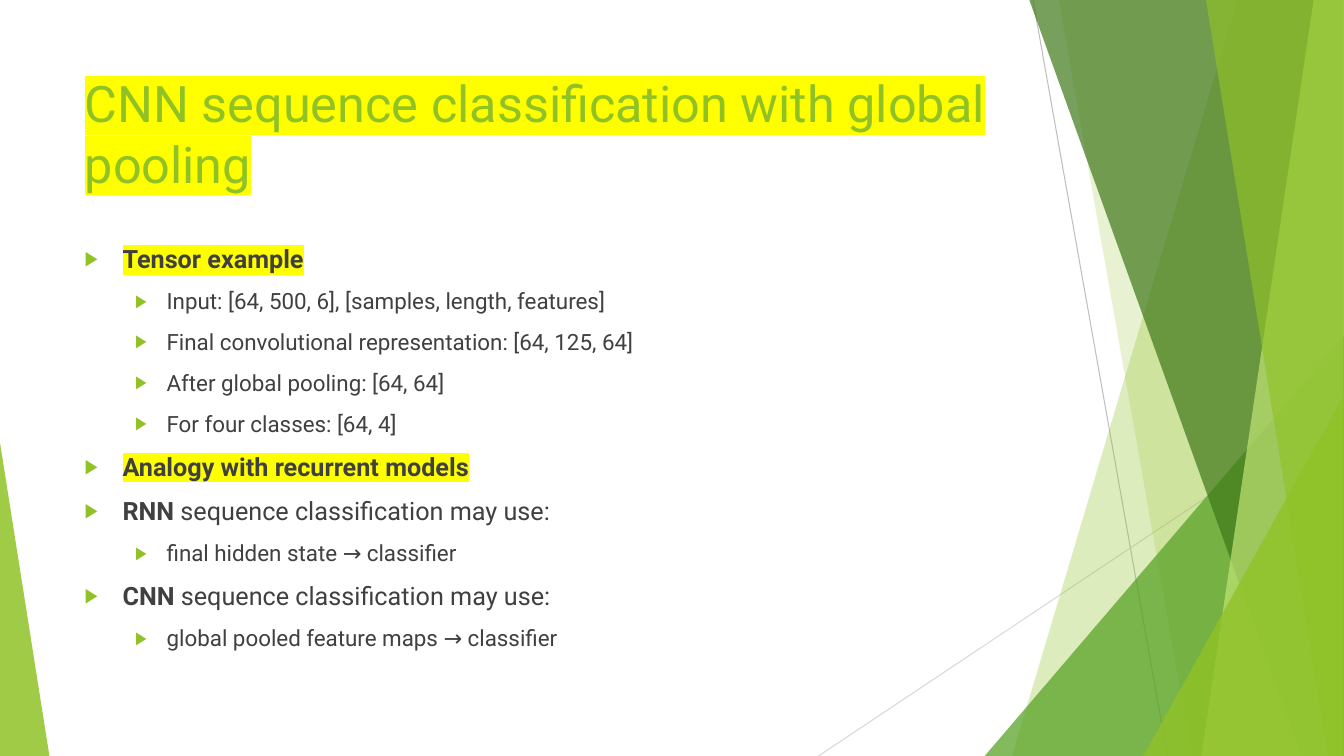
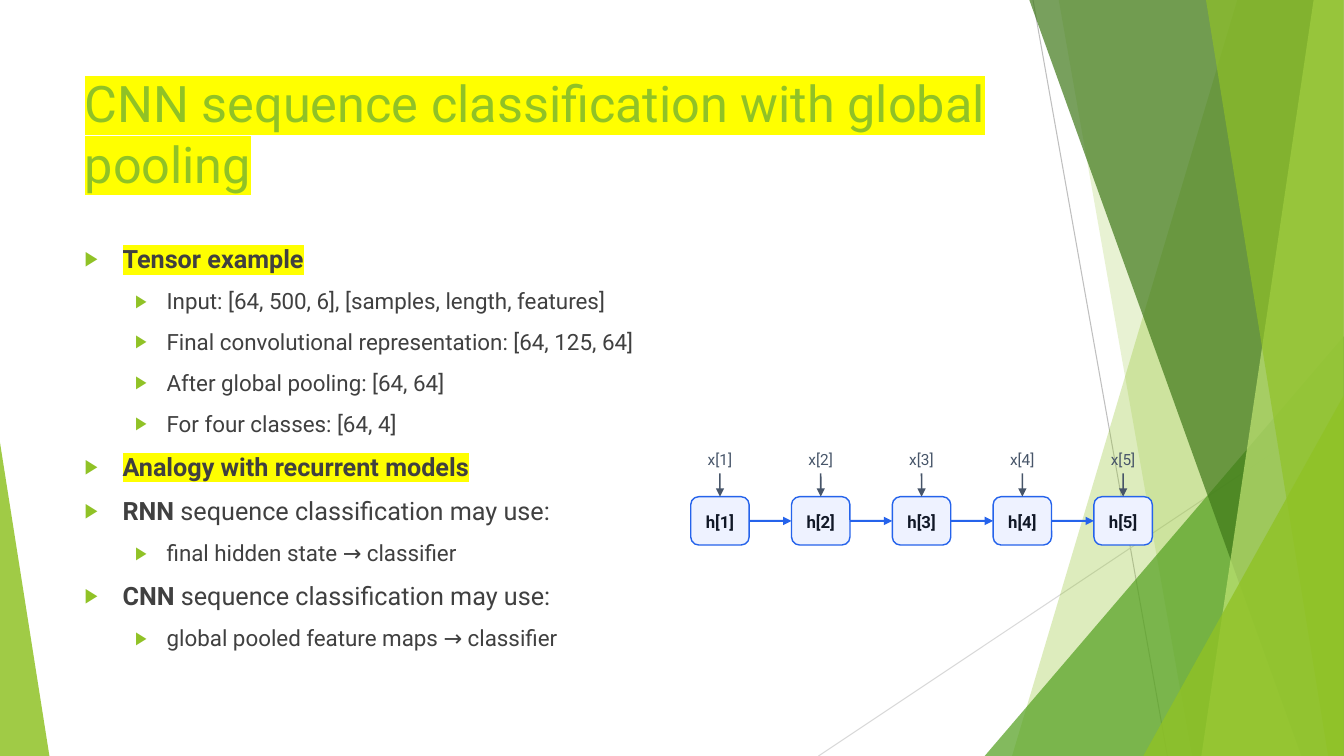
Before and after one commit to FranzGH/timeseries, a slide deck: slide 91 of Slides/05 CNNs.pptx (slide 92 before the commit). Drawn at 1344x756 pixels with LibreOffice and Linux fonts; fonts in the diff are those of the drawing. Boxes give left, top, right and bottom in pixels: in the first picture for what was removed or moved away, otherwise in the second. Text is boxed around its words. In the diff, an @@ line names an element or a change of style, - is before the commit and + after.

```diff
--- a/Slides/05 CNNs.pptx
+++ b/Slides/05 CNNs.pptx
@@ text added at (x1=708, y1=452, x2=732, y2=468), 11 pt, text #475569 @@
+x[1]
@@ arrow added from (720, 474) to (720, 497), #475569 1.1 pt @@
@@ text added at (x1=808, y1=452, x2=832, y2=468), 11 pt, text #475569 @@
+x[2]
@@ arrow added from (821, 474) to (821, 497), #475569 1.1 pt @@
@@ text added at (x1=909, y1=452, x2=933, y2=468), 11 pt, text #475569 @@
+x[3]
@@ arrow added from (922, 474) to (922, 497), #475569 1.1 pt @@
@@ text added at (x1=1010, y1=452, x2=1034, y2=468), 11 pt, text #475569 @@
+x[4]
@@ arrow added from (1022, 474) to (1022, 497), #475569 1.1 pt @@
@@ text added at (x1=1111, y1=451, x2=1135, y2=469), 11 pt, text #475569 @@
+x[5]
@@ arrow added from (1123, 474) to (1123, 497), #475569 1.1 pt @@
@@ rounded rectangle added at (x1=691, y1=497, x2=749, y2=545), fill #EEF2FF, outline #2563EB 1 pt @@
@@ rounded rectangle added at (x1=791, y1=497, x2=850, y2=545), fill #EEF2FF, outline #2563EB 1 pt @@
@@ rounded rectangle added at (x1=892, y1=497, x2=951, y2=545), fill #EEF2FF, outline #2563EB 1 pt @@
@@ rounded rectangle added at (x1=993, y1=497, x2=1052, y2=545), fill #EEF2FF, outline #2563EB 1 pt @@
@@ rounded rectangle added at (x1=1094, y1=497, x2=1152, y2=545), fill #EEF2FF, outline #2563EB 1 pt @@
@@ text added at (x1=706, y1=514, x2=734, y2=531), 12 pt, text #111827, bold @@
+h[1]
@@ arrow added from (749, 521) to (791, 521), #2563EB 1.5 pt @@
@@ text added at (x1=807, y1=514, x2=835, y2=531), 12 pt, text #111827, bold @@
+h[2]
@@ arrow added from (850, 521) to (892, 521), #2563EB 1.5 pt @@
@@ text added at (x1=907, y1=514, x2=935, y2=531), 12 pt, text #111827, bold @@
+h[3]
@@ arrow added from (951, 521) to (993, 521), #2563EB 1.5 pt @@
@@ text added at (x1=1008, y1=514, x2=1036, y2=531), 12 pt, text #111827, bold @@
+h[4]
@@ arrow added from (1052, 521) to (1094, 521), #2563EB 1.5 pt @@
@@ text added at (x1=1109, y1=514, x2=1137, y2=531), 12 pt, text #111827, bold @@
+h[5]
```
Also in this commit, not shown: 26 other slides changed, 1 slide removed, 4 other files.
